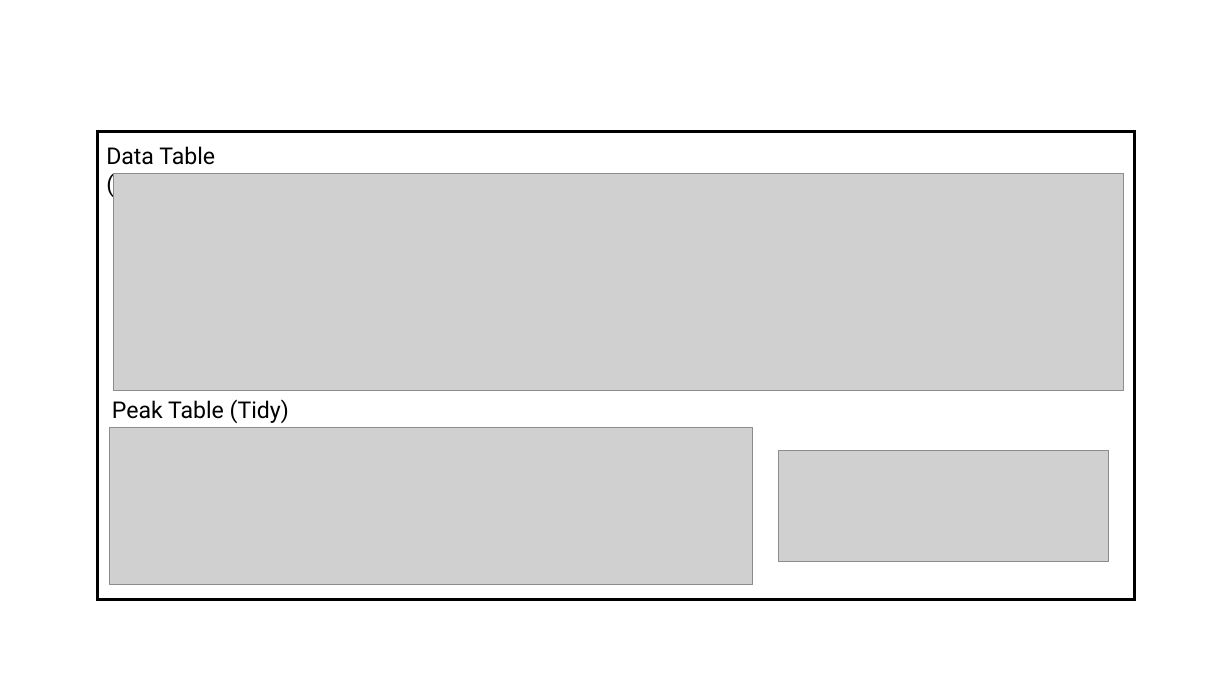
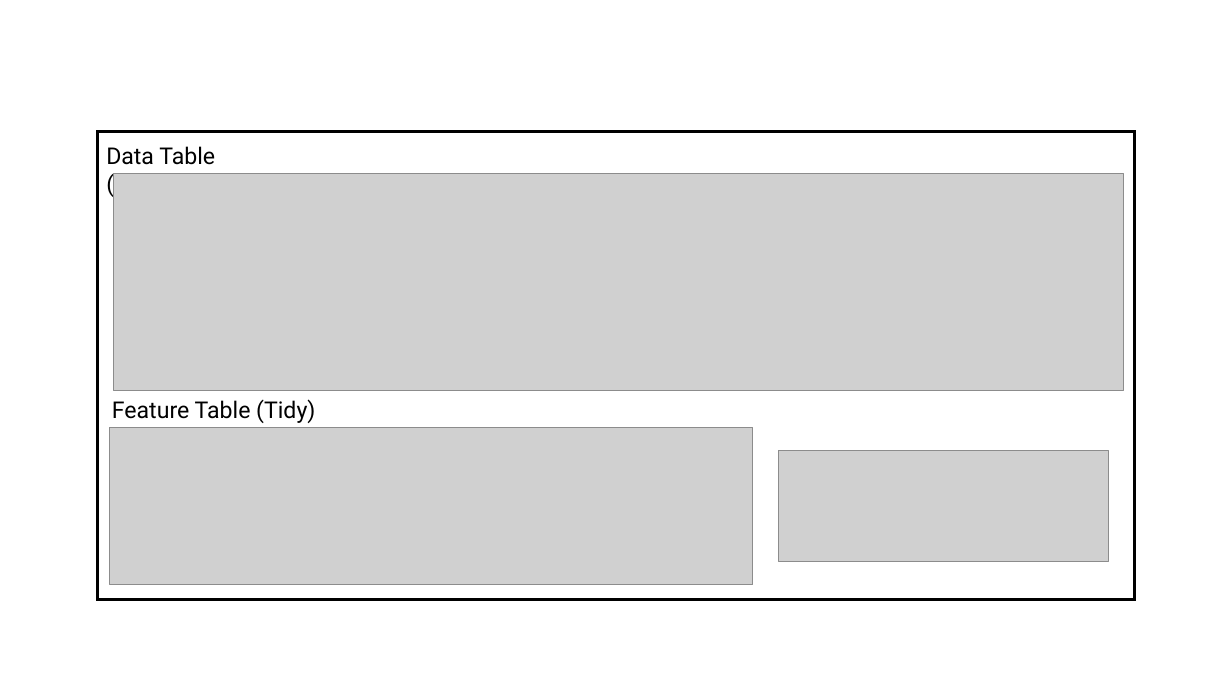
Before and after one commit to broadhurstdavid/QC-MXP, a slide deck: slide 1 of res/powerpointStuff.pptx. Drawn at 1232x693 pixels with LibreOffice and Linux fonts; fonts in the diff are those of the drawing; grey boxes stand for pictures. Boxes give left, top, right and bottom in pixels: in the first picture for what was removed or moved away, otherwise in the second. Text is boxed around its words. In the diff, an @@ line names an element or a change of style, - is before the commit and + after.

```diff
--- a/res/powerpointStuff.pptx
+++ b/res/powerpointStuff.pptx
@@ text at (112,399,315,423): text changed @@
-Peak Table (Tidy)
+Feature Table (Tidy)
```
Also in this commit, not shown: 1 other file.
